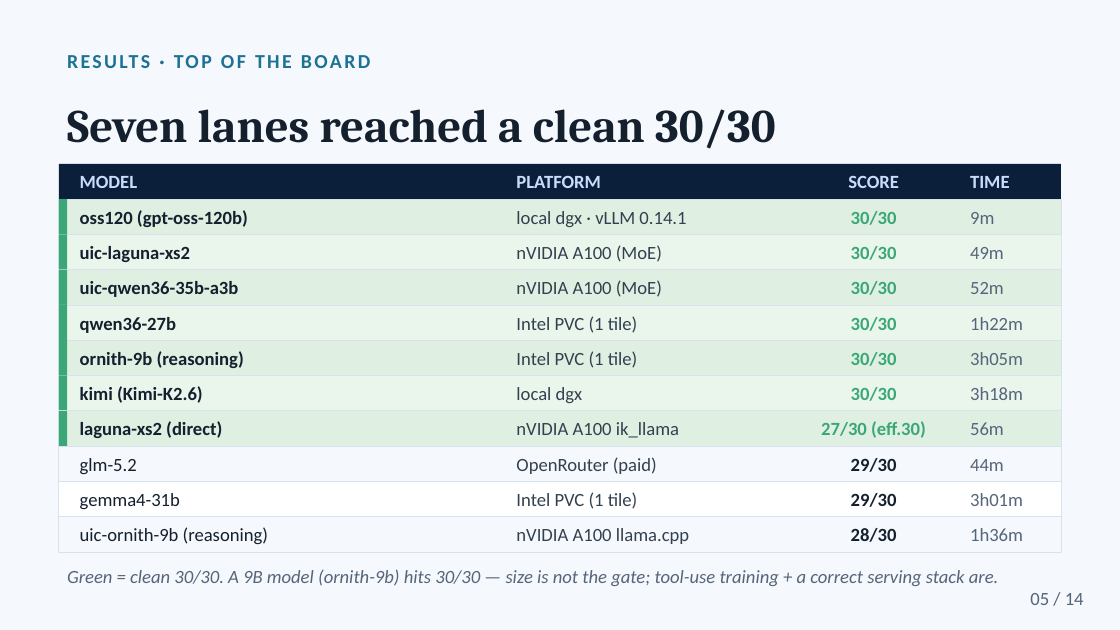
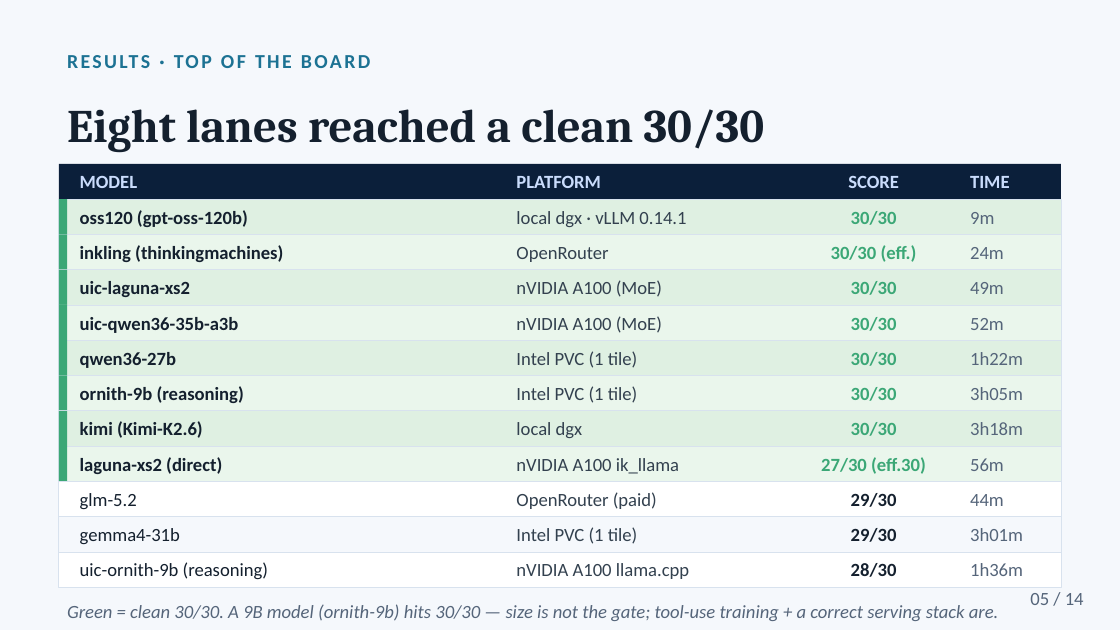
Before and after one commit to rick-stevens-ai/pi-30, a slide deck: slide 5 of deck/pi30_Fleet_Benchmark.pptx. Drawn at 1120x630 pixels with LibreOffice and Linux fonts; fonts in the diff are those of the drawing. Boxes give left, top, right and bottom in pixels: in the first picture for what was removed or moved away, otherwise in the second. Text is boxed around its words. In the diff, an @@ line names an element or a change of style, - is before the commit and + after.

Commit message:
report+deck v8: regenerate from v8 master (add inkling + laguna-s-2.1); recompile PDF; portable pptxgenjs/deck paths

```diff
--- a/deck/pi30_Fleet_Benchmark.pptx
+++ b/deck/pi30_Fleet_Benchmark.pptx
@@ text at [67,109,765,153]: text changed @@
-Seven lanes reached a clean 30/30
+Eight lanes reached a clean 30/30
@@ text added at [80,245,283,262], 16 pt, text #14202E, bold @@
+inkling (thinkingmachines)
@@ text added at [516,247,608,262], 16 pt, text #33414F @@
+OpenRouter
@@ text at [831,245,917,262]: text changed @@
-30/30
+30/30 (eff.)
@@ text added at [970,247,1004,259], 16 pt, text #55657A @@
+24m
@@ rectangle at [59,446,1061,481]: fill #F5F8FC to #EAF6EC @@
@@ rectangle added at [59,446,67,481], fill #3BA776 @@
@@ text at [851,422,897,436]: text changed @@
-27/30 (eff.30)
+30/30
@@ text added at [821,457,926,474], 16 pt, text #3BA776, bold @@
+27/30 (eff.30)
@@ 25 texts: place and size @@
-25 texts at [67,246,1023,586]
+25 texts at [67,281,1023,621]
@@ 3 texts: place and size @@
-3 texts at [516,245,897,472]
+3 texts at [516,316,897,542]
@@ rectangle added at [59,552,1061,587], fill #FFFFFF, outline #D8E2EE 0.5 pt @@
```
Also in this commit, not shown: 3 other slides changed, 5 other files.
